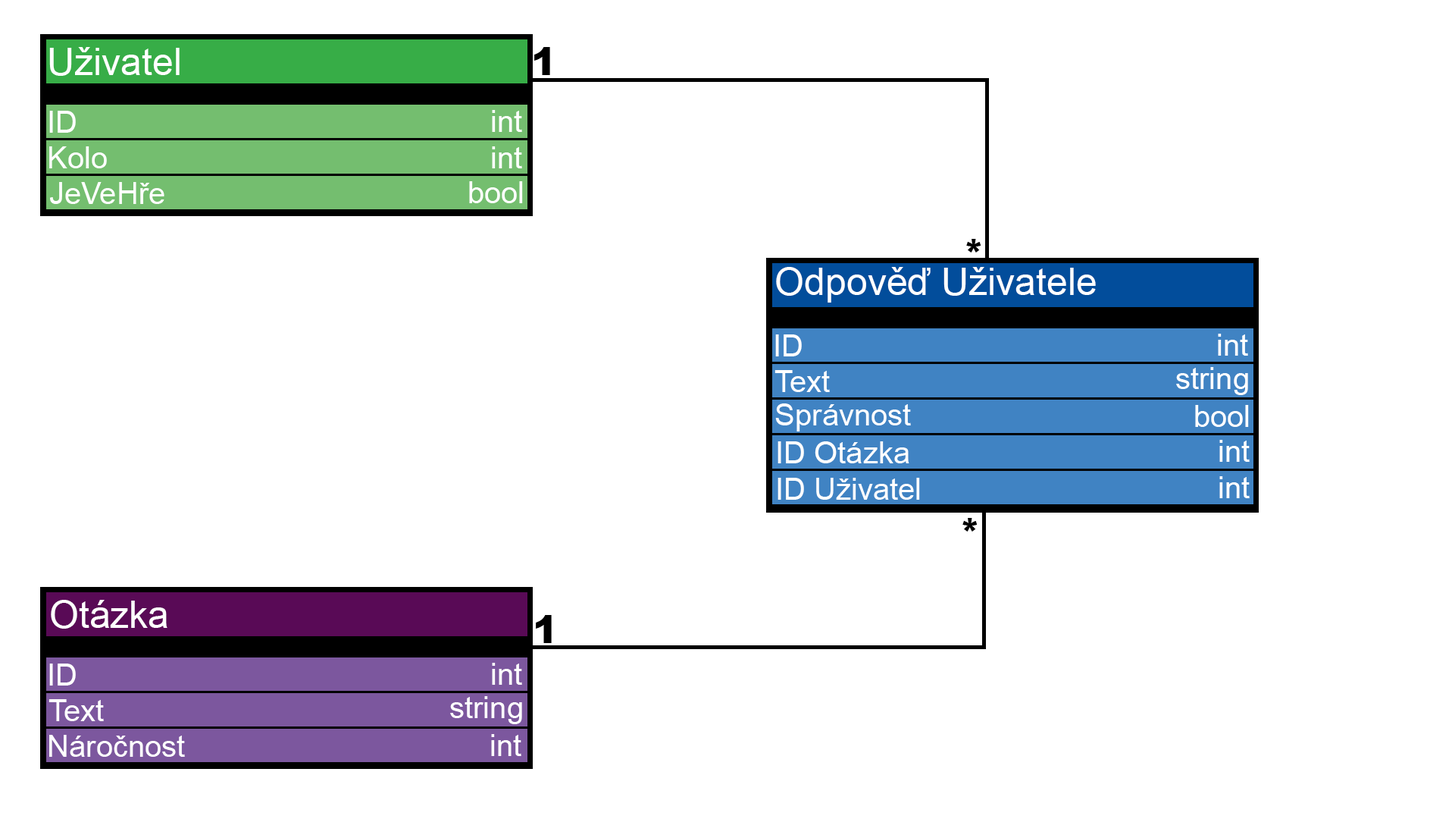
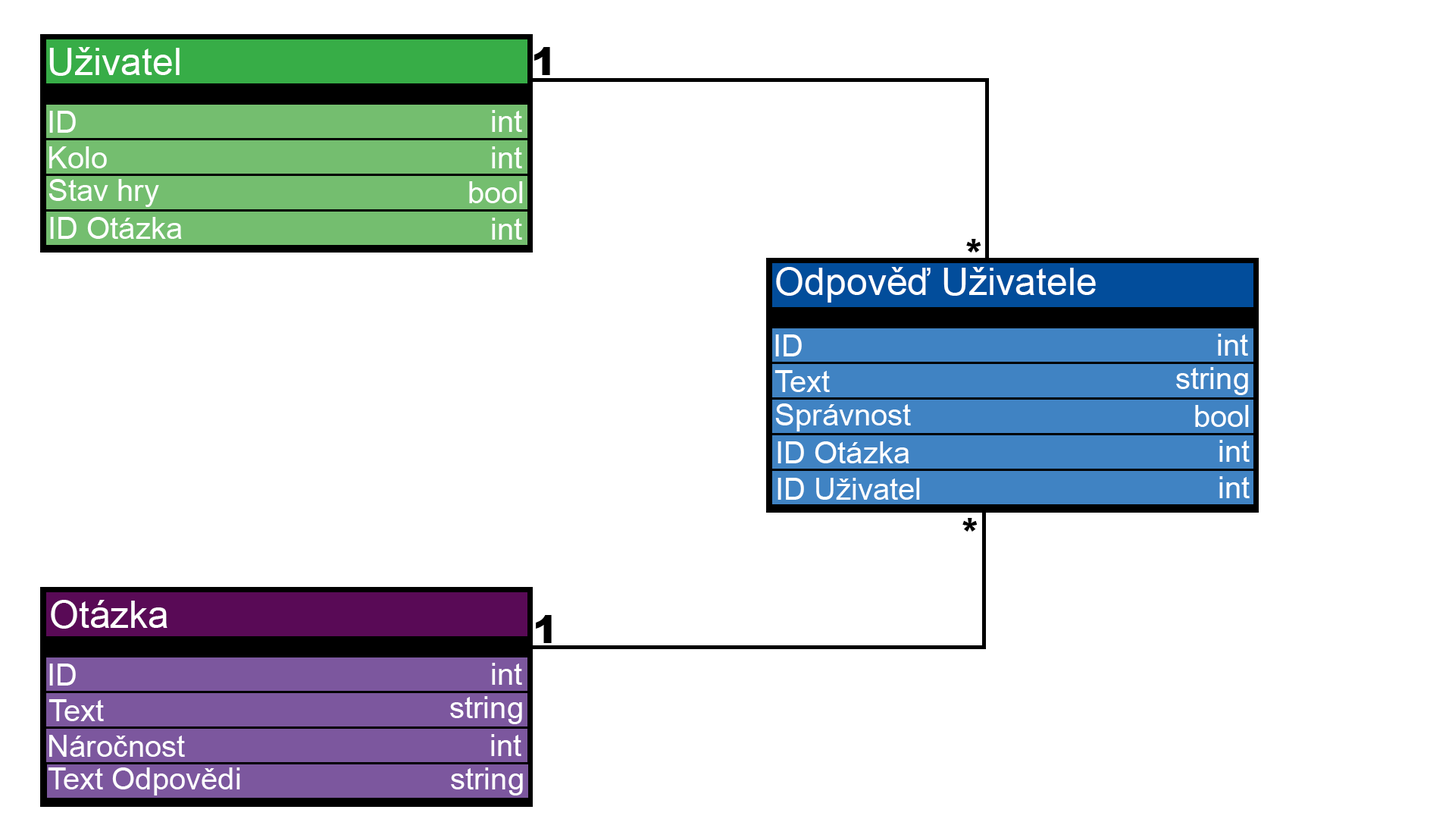
The second w=1455, h=819 image is a revision of the first. Changes to its layers:
added layer "ID Otázka" above "*" over bbox(50, 216, 182, 239)
added layer "string" (2nd of 3) above "string" over bbox(451, 767, 524, 796)
added layer "Text Odpovědi" above "Obdélník 3" over bbox(47, 767, 241, 796)
added layer "Obdélník 3" (7th of 13) above "Obdélník 3" over bbox(46, 764, 529, 798)
painted on "Obdélník 1" (2nd of 3) over bbox(40, 768, 533, 807)
renamed "JeVeHře" to "Stav hry", painted on it over bbox(48, 178, 165, 207)
added layer "int" (4th of 6) above "int" over bbox(491, 217, 523, 240)
added layer "Obdélník 3" (10th of 13) above "Obdélník 3" over bbox(46, 211, 528, 245)
painted on "Obdélník 1" (3rd of 3) over bbox(40, 216, 533, 253)
